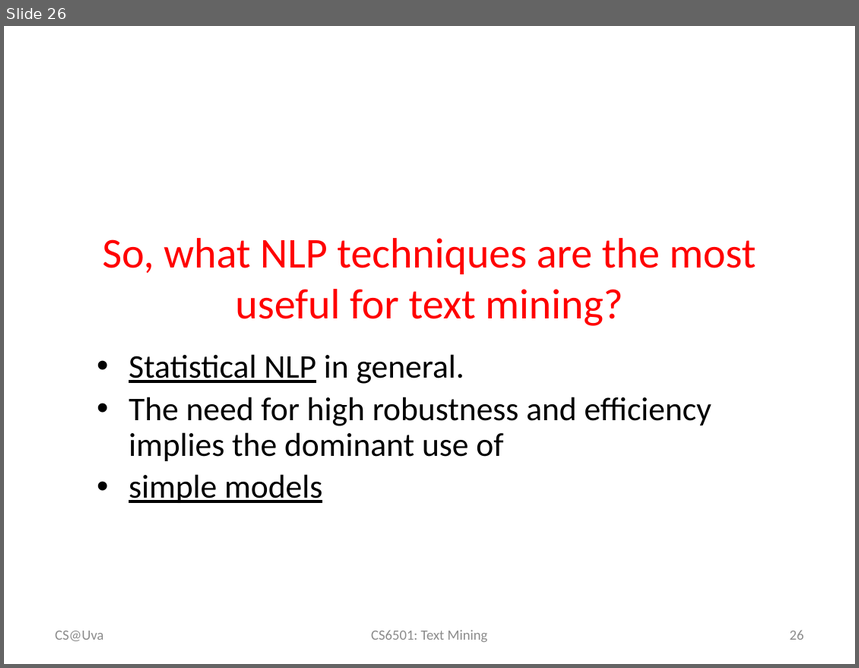
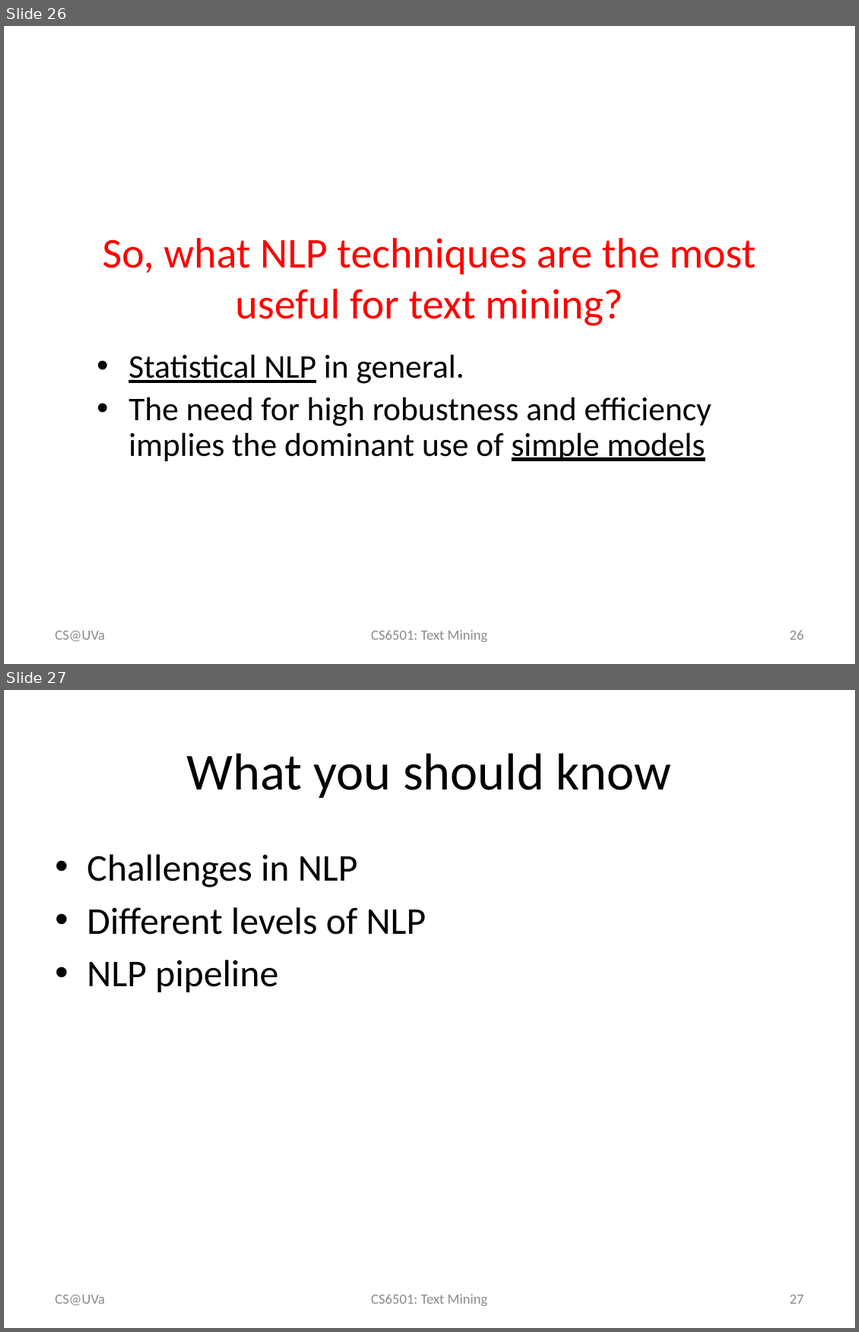
Before and after one commit to wang296/CS6501-Text-Mining, a slide deck: docs/IntroductionToNLP.pptx. Shown one above the other, each under a label of ours: slide 26 before the commit, slides 26 and 27 after it. The pictures are 859x668 and 859x1332 pixels, drawn with LibreOffice and Linux fonts; fonts in the diff are those of the drawing. Boxes give left, top, right and bottom in pixels: in the first picture for what was removed or moved away, otherwise in the second. Text is boxed around its words. In the diff, an @@ line names an element or a change of style, - is before the commit and + after.

```diff
--- a/docs/IntroductionToNLP.pptx
+++ b/docs/IntroductionToNLP.pptx
@@ slide 27 added at [4,690,855,1328], background #FFFFFF @@
@@ title added at [186,753,672,798], 44 pt, text #000000 @@
+What you should know
@@ text added at [87,854,427,992], 32 pt, text #000000 @@
+• Challenges in NLP
+• Different levels of NLP
+• NLP pipeline
@@ text added at [55,1295,105,1306], 12 pt, text #8C8C8C @@
+CS@UVa
@@ text added at [371,1294,488,1306], 12 pt, text #8C8C8C @@
+CS6501: Text Mining
@@ page number added at [790,1295,804,1304], 12 pt, text #8C8C8C @@
+27
@@ slide 26 changed as well @@
@@ subtitle at [129,397,712,461]: text changed @@
-• The need for high robustness and efficiency implies the dominant use of
-• simple models
+• The need for high robustness and efficiency implies the dominant use of simple models
@@ text at [55,631,105,642]: text changed @@
-CS@Uva
+CS@UVa
```
Also in this commit, not shown: 24 other slides changed, 3 other files.
